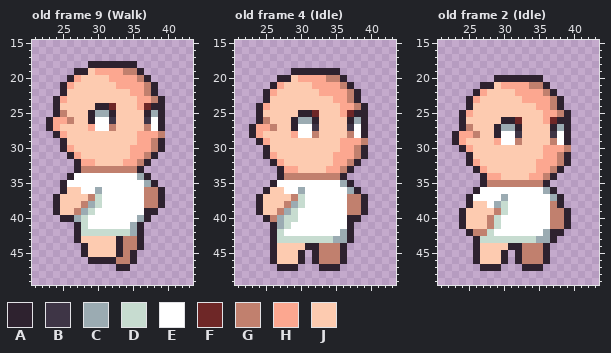
Edited in one commit: pixel-art file (Assets/Sprites/Camper Sprite.aseprite). The picture above was drawn from the file before the commit.
64x64 pixels, 17 frames. Colours within 5 levels of each other are drawn and written as one. Shown: old frame 9 (Walk): x 21..43, y 15..49; old frame 4 (Idle): x 21..43, y 15..49; old frame 2 (Idle): x 21..43, y 15..49. The commit also changed other frames, which this record leaves out.
Visible layers, top first: "Torso", "Head".
Palette (. is transparent): A #2e222f  B #3e3546  C #9babb2  D #c7dcd0  E #ffffff  F #6e2727  G #c1806e  H #fca790  J #fdcbb0
Pixels before, old frame 9 (Walk), first column x 23:
18 ......AAAAAAA....
19 ....AAJHHHHGGA...
20 ...AHJJJJHHHHGA..
21 ..AHJJJJJJHHHHGA.
22 ..AJJJJJJJJJHHGA.
23 .AHJJJJJJJJJJHHGA
24 .AJJJJJAAFJJJHFAA
25 .AGJJJACCAJJJJACA
26 AHHGJJAEEBJJJJBEA
27 AHJJJJHEEGJJJJGEA
28 .AHJJJJJJJJJJHHHG
29 ..AJJJJJJJJJJHHGA
30 ..AHJJJJJJJJHHHGA
31 ...AHJJJJJJJHHGA.
32 ....AHHJJJJHHGA..
33 ....AGGGGGGGGA...
34 ...AEEEEEEEEECA..
35 ..AEEEEEEEEEEECA.
36 ..AJJEECEEEEEEGGA
37 .AJJJJGDEEEEEEGGA
38 .AJJJGCDEEEEEEGGA
39 .AJJGCDEEEEEEEAA.
40 ..AACDEEEEEEECA..
41 ....ADEEEEEECA...
42 ....ADDDDDDDCA...
43 ....AJJJJJAGGA...
44 .....AJJJJAGGA...
45 .....AJJJJAGA....
46 ......AAAAGGA....
47 ..........AA.....
Pixels before, old frame 4 (Idle), first column x 23:
19 ......AAAAAAA....
20 ....AAJHHHHGGA...
21 ...AHJJJJHHHHGA..
22 ..AHJJJJJJHHHHGA.
23 ..AJJJJJJJJJHHGA.
24 .AHJJJJJJJJJJHHGA
25 .AJJJJJAAFJJJHFAA
26 .AGJJJACCAJJJJACA
27 AHHGJJAEEBJJJJBEA
28 AHJJJJHEEGJJJJGEA
29 .AHJJJJJJJJJJHHHG
30 ..AJJJJJJJJJJHHGA
31 ..AHJJJJJJJJHHHGA
32 ...AHJJJJJJJHHGA.
33 ....AHHJJJJHHGA..
34 ....AGGGGGGGGA...
35 ...AEEEEEEEEECA..
36 ..AJJEECEEEEEECA.
37 .AJJJJGDEEEEEEGGA
38 .AJJJGCDEEEEEEGGA
39 .AJJGCDEEEEEEEGGA
40 ..AGCDDEEEEEEEAA.
41 ...ACDEEEEEEEEA..
42 ...ADEEEEEEEECA..
43 ...ADDDDDDDDCCA..
44 ...AJJJJAAGGGA...
45 ...AJJJA.AGGGA...
46 ...AJJJA.AGGGA...
47 ....AAA...AAA....
Pixels before, old frame 2 (Idle), first column x 23:
20 ......AAAAAAA....
21 ....AAJHHHHGGA...
22 ...AHJJJJHHHHGA..
23 ..AHJJJJJJHHHHGA.
24 ..AJJJJJJJJJHHGA.
25 .AHJJJJJJJJJJHHGA
26 .AJJJJJAAFJJJHFAA
27 .AGJJJACCAJJJJACA
28 AHHGJJAEEBJJJJBEA
29 AHJJJJHEEGJJJJGEA
30 .AHJJJJJJJJJJHHHG
31 ..AJJJJJJJJJJHHGA
32 ..AHJJJJJJJJHHHGA
33 ...AHJJJJJJJHHGA.
34 ....AHHJJJJHHGA..
35 ....AGGGGGGGGA...
36 ...AEEEEEEEEECA..
37 ..AEEEECEEEEEECA.
38 ..AJJECDEEEEEEGA.
39 .AJJJJGDEEEEEEGGA
40 .AJJJGDEEEEEEEGGA
41 .AJJJGDEEEEEEEGGA
42 ..AGGDEEEEEEECAA.
43 ...ADDDDDDDDCCA..
44 ...AJJJJAAGGGA...
45 ...AJJJA.AGGGA...
46 ...AJJJA.AGGGA...
47 ....AAA...AAA....
The same view after the edit:
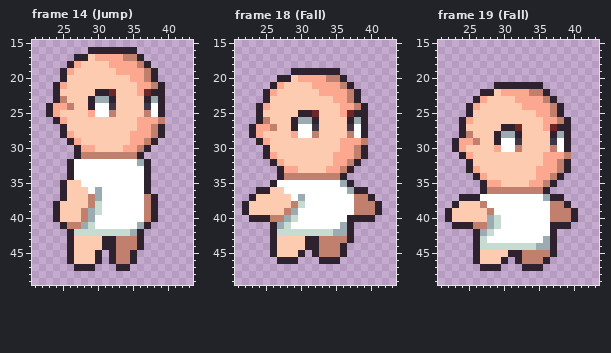
A new or re-ordered frame is compared with the old frame closest to it.
From the commit log: Added jump animation
Difference:
frames 17 -> 19
frames re-ordered
Changed rows in their new state; - is an unchanged pixel.
Frame 14 (Jump) against old frame 9 (Walk), layers "Torso", "Head":
first column x 23:
16 ------AAAAAAA----
17 ----AAJHHHHGGA---
18 ---AHJJJJHHHHGA--
19 --AHJJ-JJJ-HHHGA-
20 --AJJ----JJJ-HGA-
21 -AHJ------JJJ-HGA
22 -AJ----AAF--J-F-A
23 --G---ACCA---JAC-
24 AHHG--AEEB---JBE-
25 AHJ---HEEG----GE-
26 .A-J--JJJJ---HHHG
27 ..A---JJJJ---HHG-
28 -.AH--------H--GA
29 --.AH-------H-GA.
30 --..AHH----H-GA..
31 ---.AGGGGGGGGA..-
32 ---AEEEEEEEEEC---
33 ---AEEEEEEEEEEA--
34 -------------E---
35 ---JJ---------A.-
36 -----J--------A..
37 -.A----C-------A.
38 -----JG--------A.
39 ----JGCD------G--
40 -AJJJGC------EGA-
41 --AGGCD-----ECA--
42 ---AD------------
43 ---AJ---AAG------
44 ---AJJ--AAG------
45 ---AJJ-A.AG------
46 ---AJJJ-.--------
47 ----AAA----------
Frame 18 (Fall) is new; against old frame 4 (Idle), layer "Torso":
first column x 22:
36 --A-----E--------A--
37 -AJ----EC------E-GA-
38 AJJ---JG-------E-GGA
39 AJJ--JGC-------E-GGA
40 -AA--GC----------AA-
41 --------------C-----
42 ------DDDDDDDC------
43 -----JJJJAAGGGG-----
46 ----.AAA.-.AAA.-----
47 -----...---...------
Frame 19 (Fall) is new; against old frame 2 (Idle), layers "Torso", "Head":
first column x 22:
20 -------.......-----
21 -----..AAAAAAA.----
22 ----.AA-HH--GGA.---
23 ---.AH----H---GA.--
24 ----H------HH------
25 --.A---------H-GA.-
26 ---H----JJJ----HG--
27 ---J---JAAF---HFA--
28 -.AGJ---CCA----AC--
29 ---HG--A--B----B---
30 -AHJ---HEEG---JGEA-
31 --AH------------HG-
32 ----J--------J-----
33 ---AHJ---------HGA-
34 ----AHJJ----J-HGA--
35 ------HHJJJJHHGA---
36 ----.AGGGGGGGGA.---
37 --A-A---E-----CA---
38 -AJJ-G-EE-------GA-
39 AJJ---GEE--------GA
40 AJJ---C----------GA
41 -A-AGGC--------AA--
42 ---.AC--------E-.--
43 ------EEEEEEEE-----
44 -----DDDDDDDDCCA---
45 --------JA----GA---
Pixel boxes of the changes (left, top, right, bottom) in both pictures:
changed: (46, 47, 165, 271)
changed: (242, 187, 382, 271)
changed: (445, 75, 578, 257)
